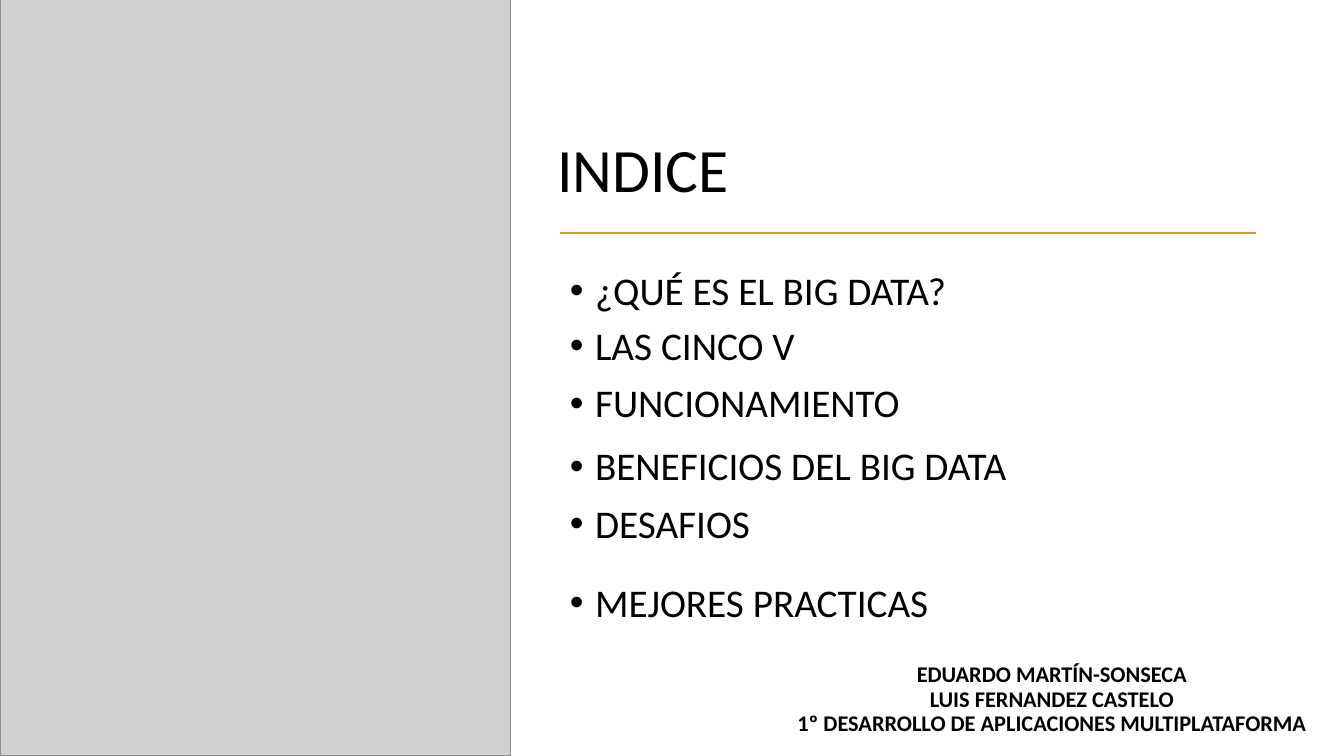
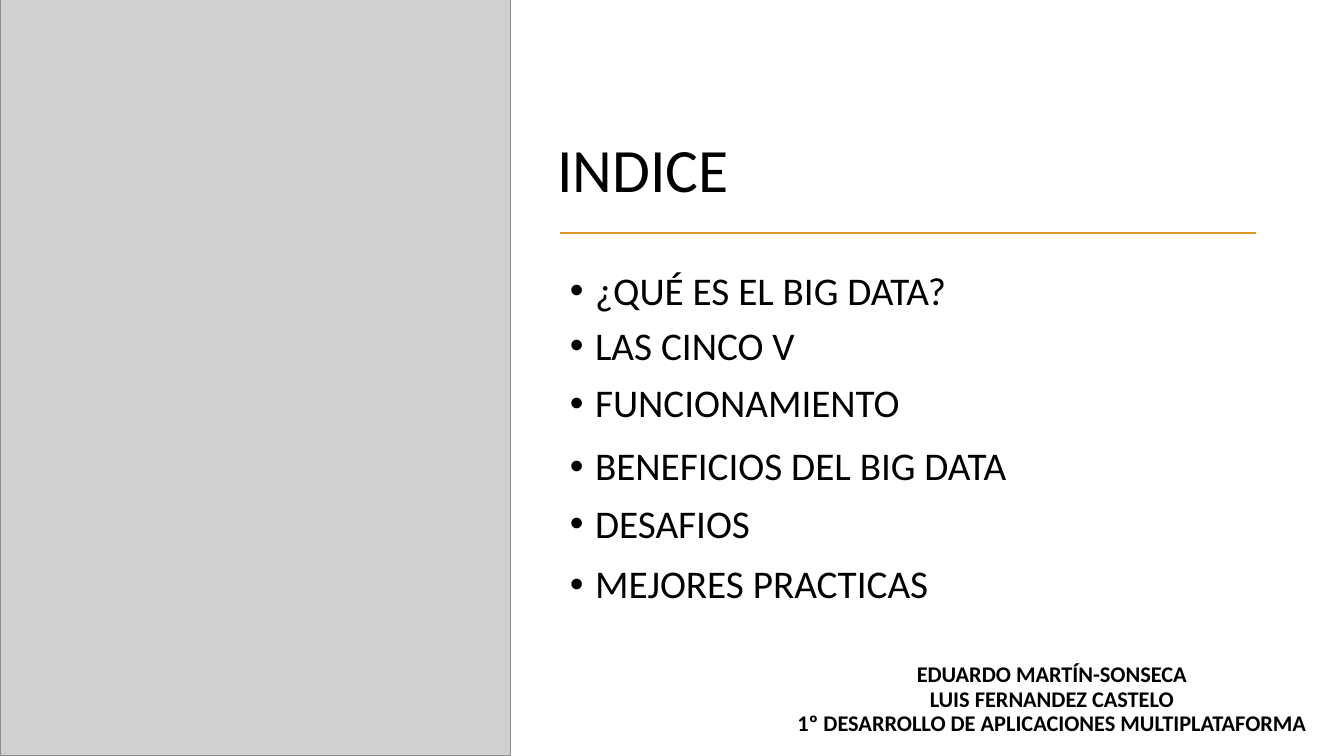
Before and after one commit to maraloeDev/Grado_SuperiorDAM, a slide deck: slide 2 of Bases de Datos/1º Evaluación/Ejercicios/Ejercicio2/Explotación de bases de datos Big Data.pptx. Drawn at 1344x756 pixels with LibreOffice and Linux fonts; fonts in the diff are those of the drawing; grey boxes stand for pictures. Boxes give left, top, right and bottom in pixels: in the first picture for what was removed or moved away, otherwise in the second. Text is boxed around its words. In the diff, an @@ line names an element or a change of style, - is before the commit and + after.

Commit message:
BD

```diff
--- a/Bases de Datos/1º Evaluación/Ejercicios/Ejercicio2/Explotación de bases de datos Big Data.pptx
+++ b/Bases de Datos/1º Evaluación/Ejercicios/Ejercicio2/Explotación de bases de datos Big Data.pptx
@@ text "MEJORES PRACTICAS": place and size @@
-text "MEJORES PRACTICAS" at (595,591,928,618)
+text "MEJORES PRACTICAS" at (595,572,928,599)
```
